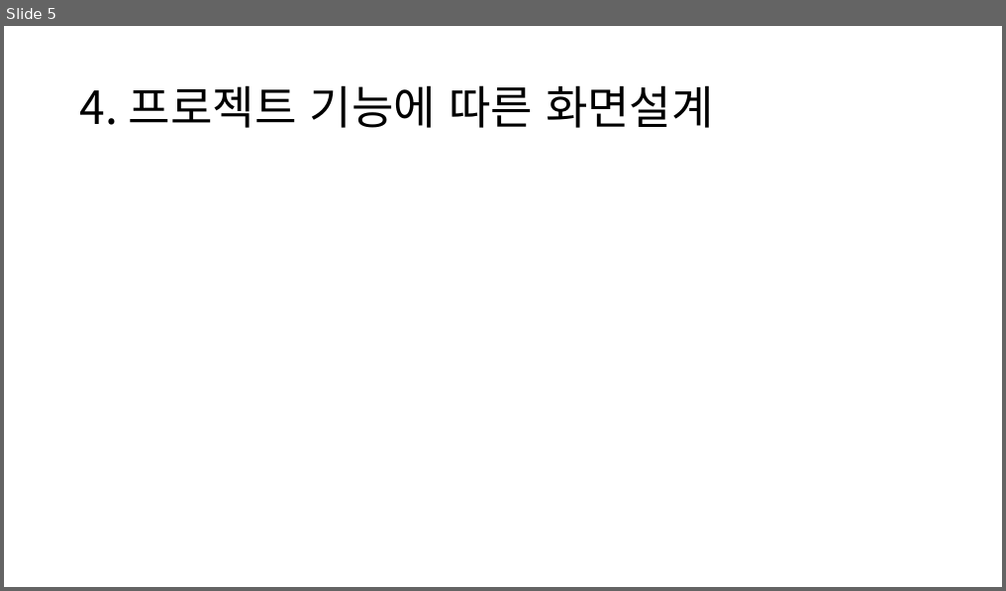
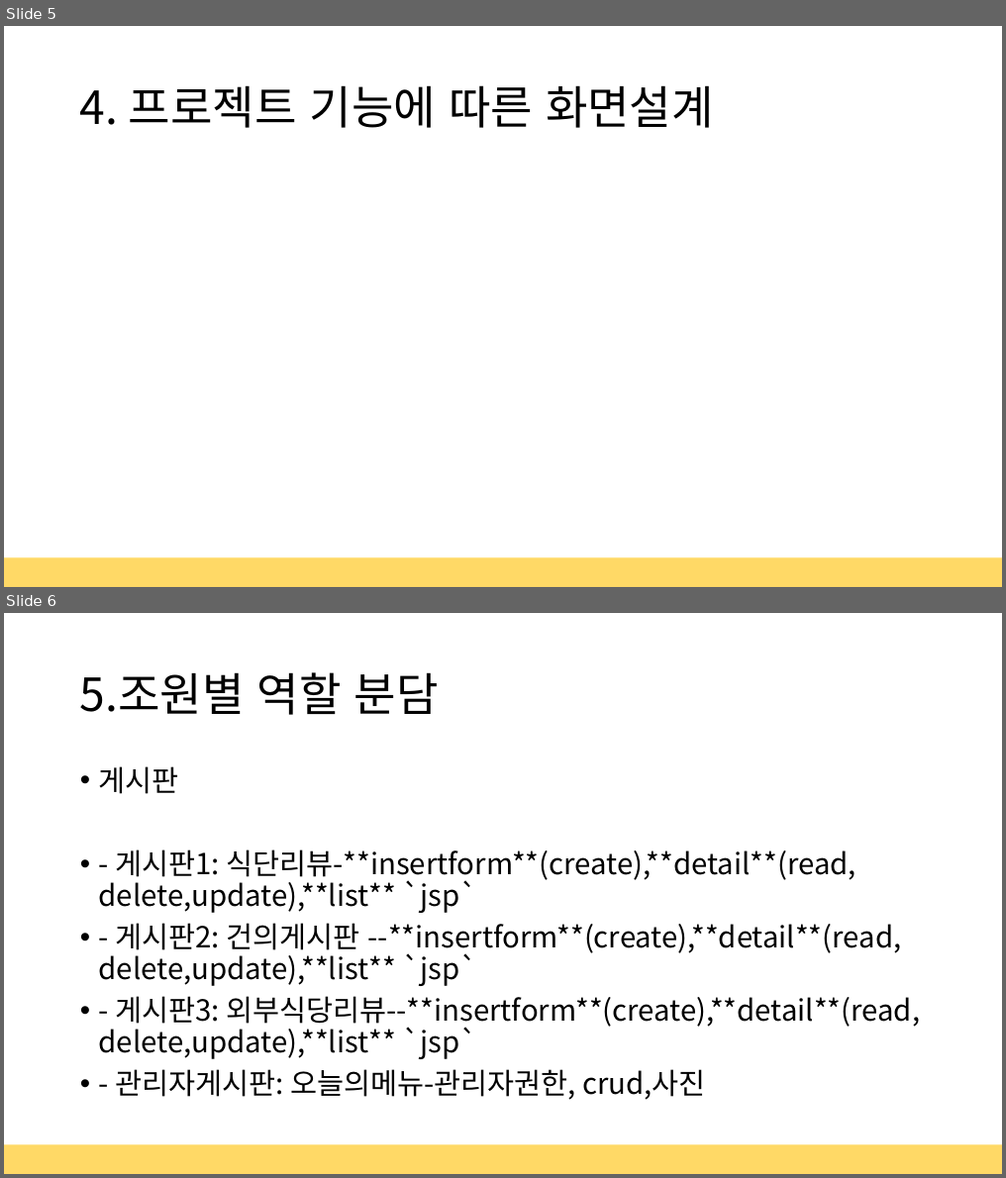
Before and after one commit to Mishuni/Multi_Food, a slide deck: 세미 프로젝트 결과발표.pptx. Shown one above the other, each under a label of ours: slide 5 before the commit, slides 5 and 6 after it. The pictures are 1006x591 and 1006x1178 pixels, drawn with LibreOffice and Linux fonts; fonts in the diff are those of the drawing. Boxes give left, top, right and bottom in pixels: in the first picture for what was removed or moved away, otherwise in the second. Text is boxed around its words. In the diff, an @@ line names an element or a change of style, - is before the commit and + after.

```diff
--- a/세미 프로젝트 결과발표.pptx
+++ b/세미 프로젝트 결과발표.pptx
@@ slide 6 added at (4, 613, 1002, 1174), background #FFFFFF @@
@@ title added at (80, 672, 439, 715), 44 pt, text #000000 @@
+5.조원별 역할 분담
@@ text added at (99, 766, 921, 1100), 28 pt, text #000000 @@
+• 게시판
+• - 게시판1: 식단리뷰-**insertform**(create),**detail**(read, delete,update),**list** `jsp`
+• - 게시판2: 건의게시판 --**insertform**(create),**detail**(read, delete,update),**list** `jsp`
+• - 게시판3: 외부식당리뷰--**insertform**(create),**detail**(read, delete,update),**list** `jsp`
+• - 관리자게시판: 오늘의메뉴-관리자권한, crud,사진
@@ rectangle added at (4, 1146, 1002, 1174), fill #FFD966, outline #FFE699 1 pt @@
@@ slide 5 changed as well @@
@@ rectangle added at (4, 559, 1002, 587), fill #FFD966, outline #FFE699 1 pt @@
```
Also in this commit, not shown: 4 other slides changed, 2 other slides added, 53 other files.
